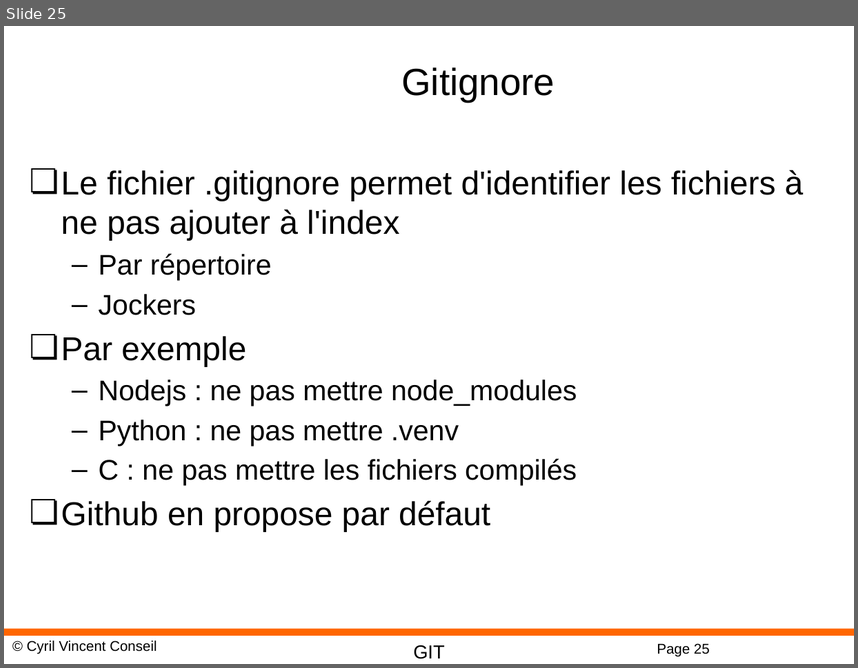
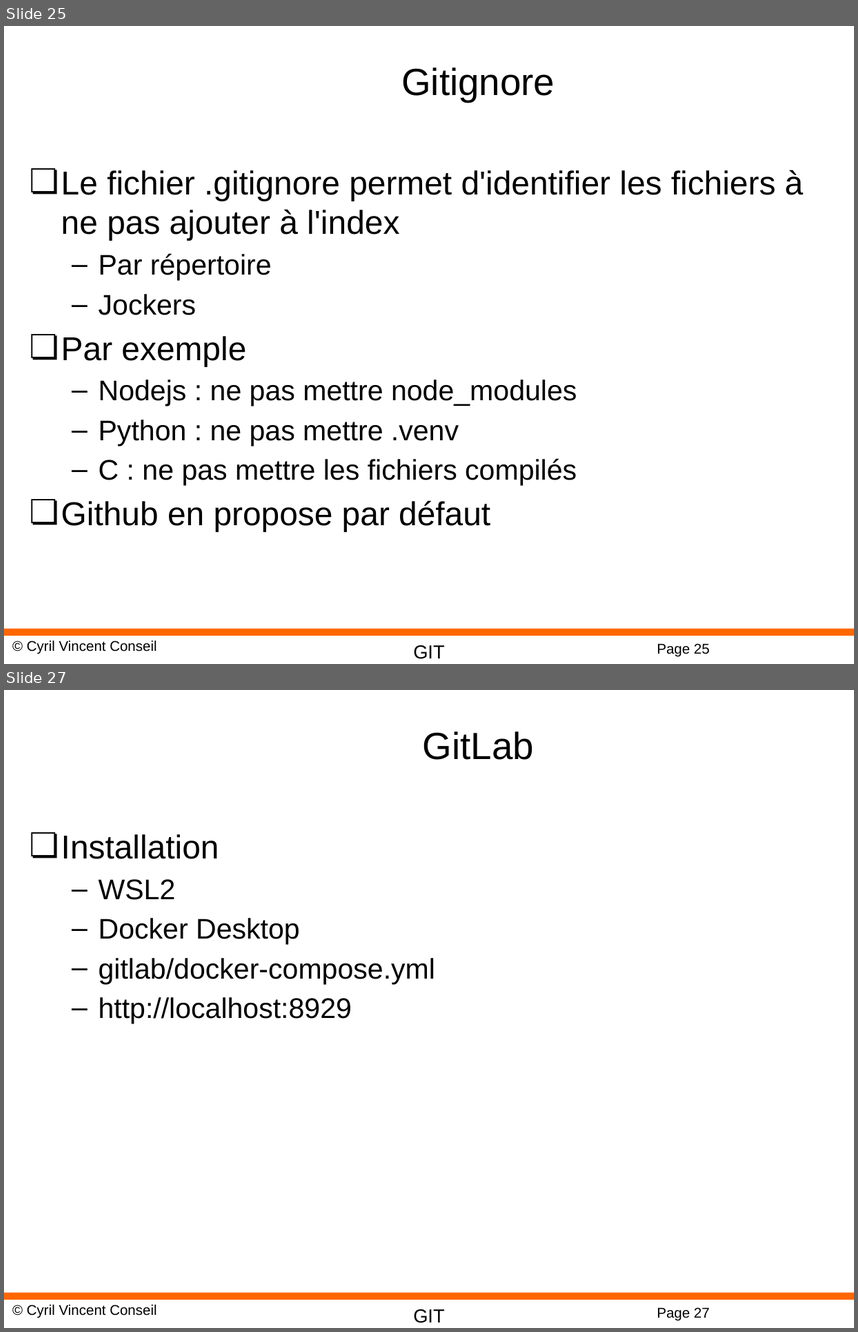
Before and after one commit to cyrilvincent/cicd, a slide deck: ppt/CICD05-Commit.pptx. Shown one above the other, each under a label of ours: slide 25 before the commit, slides 25 and 27 after it; the slides between them are not shown. The pictures are 858x668 and 858x1332 pixels, drawn with LibreOffice and Linux fonts; fonts in the diff are those of the drawing; background and template pictures are left out. Boxes give left, top, right and bottom in pixels: in the first picture for what was removed or moved away, otherwise in the second. Text is boxed around its words. In the diff, an @@ line names an element or a change of style, - is before the commit and + after.

```diff
--- a/ppt/CICD05-Commit.pptx
+++ b/ppt/CICD05-Commit.pptx
@@ slide 27 added at <box>4,690,854,1328</box>, background #FFFFFF; not listed: 4 template elements that a slide beside it also shows @@
@@ title added at <box>423,731,534,760</box>, 32 pt, text #000000 @@
+GitLab
@@ text added at <box>61,834,435,1024</box>, 24 pt, text #000000 @@
+❏ Installation
+  – WSL2
+  – Docker Desktop
+  – gitlab/docker-compose.yml
+  – http://localhost:8929
```
Also in this commit, not shown: 2 slides changed, 1 slide removed, 5 other files.
